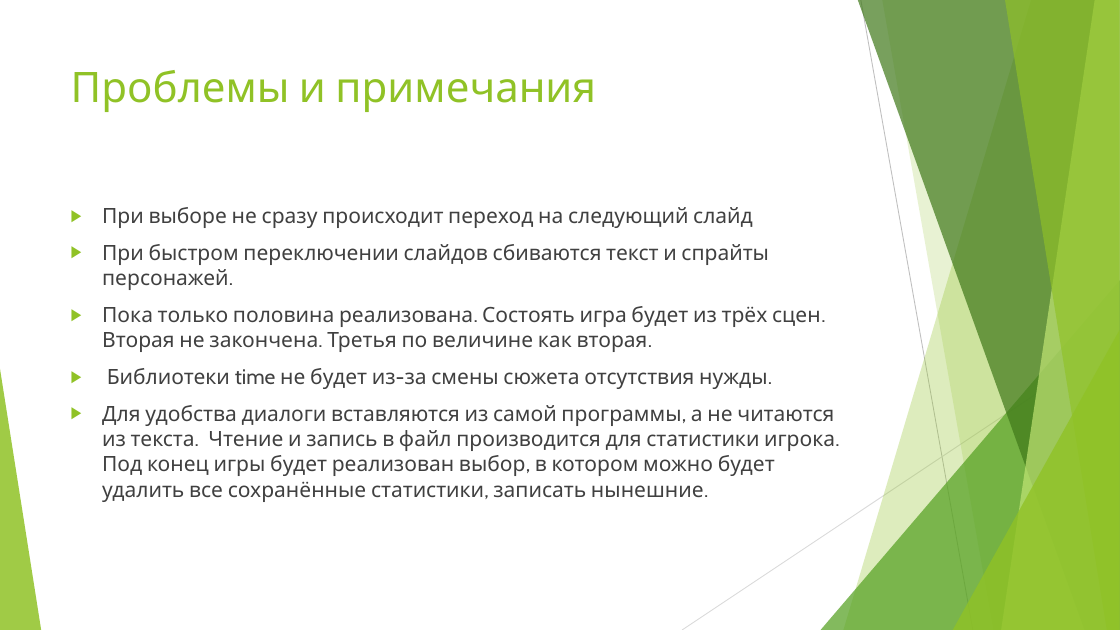
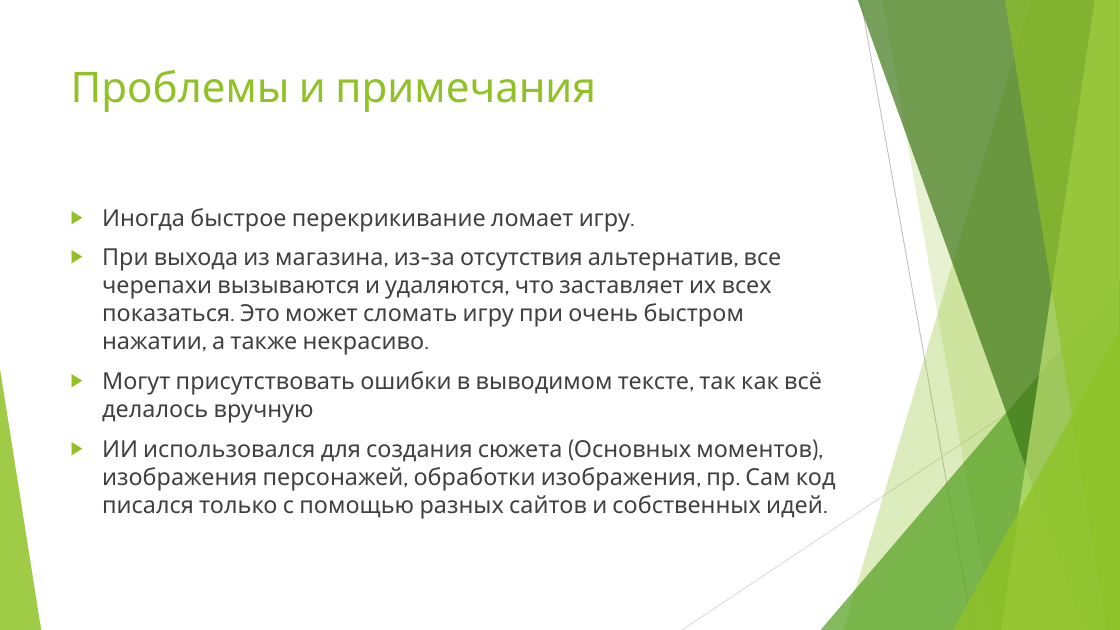
Before and after one commit to SchoolCode2425Mumladze/Gudkova, a slide deck: slide 9 of Новелла.pptx (slide 4 before the commit). Drawn at 1120x630 pixels with LibreOffice and Linux fonts; fonts in the diff are those of the drawing. Boxes give left, top, right and bottom in pixels: in the first picture for what was removed or moved away, otherwise in the second. Text is boxed around its words. In the diff, an @@ line names an element or a change of style, - is before the commit and + after.

```diff
--- a/Новелла.pptx
+++ b/Новелла.pptx
@@ text at box(102, 208, 836, 519): text changed; size 18 to 20 pt @@
-▶ При выборе не сразу происходит переход на следующий слайд
-▶ При быстром переключении слайдов сбиваются текст и спрайты персонажей.
-▶ Пока только половина реализована. Состоять игра будет из трёх сцен. Вторая не закончена. Третья по величине как вторая.
-▶ Библиотеки time не будет из-за смены сюжета отсутствия нужды.
-▶ Для удобства диалоги вставляются из самой программы, а не читаются из текста. Чтение и запись в файл производится для статистики игрока. Под конец игры будет реализован выбор, в котором можно будет удалить все сохранённые статистики, записать нынешние.
+▶ Иногда быстрое перекрикивание ломает игру.
+▶ При выхода из магазина, из-за отсутствия альтернатив, все черепахи вызываются и удаляются, что заставляет их всех показаться. Это может сломать игру при очень быстром нажатии, а также некрасиво.
+▶ Могут присутствовать ошибки в выводимом тексте, так как всё делалось вручную
+▶ ИИ использовался для создания сюжета (Основных моментов), изображения персонажей, обработки изображения, пр. Сам код писался только с помощью разных сайтов и собственных идей.
```
Also in this commit, not shown: 6 slides added, 1 slide removed, 22 other files.
